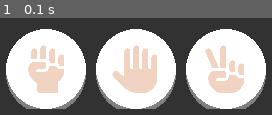
Above: before the commit, frame 1.
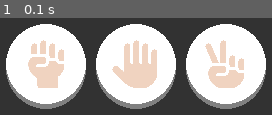
Above: after the commit, the same moment.

Repository: FYP-EEG/EEG
Game: pygame game, started from example/pygame-test.py
The game is run twice, just before and just after one commit, with the same random seed, the same clock (stepped at 60 frames per second) and the same inputs.
Inputs:
- Up to frame 1 (0.1 s): no input

The runs differ from the first frame. In frame 1, 18% of the frame differs, in the area x 2-98%, y 6-94%.

Commit message:
fix some bugs and changes file structure

Diff:
--- a/pygame/test.py
+++ b/example/pygame-test.py
@@ -8,6 +8,16 @@
 import os
 #import constants for easier access to key events
 from pygame.locals import *
+
+import sys
+from pathlib import Path
+# 1. Get the directory of 'pygame-test.py' (D:\EEG\example)
+script_dir = Path(__file__).resolve().parent
+# 2. Go up one level to 'D:\EEG' and down into 'pygame_lib'
+lib_path = script_dir.parent / "pygame_lib"
+# 3. Add it to sys.path
+sys.path.insert(0, str(lib_path))
+# 4. Import the module
 from Button import Button
 
 """
@@ -36,7 +46,7 @@
 center_x = width/2
 center_y = (height-size)*0.95
 
-path = os.path.join(current_dir, 'assets')
+path = "assets/"#os.path.join(current_dir, 'assets')
 rock = Button(size, (center_x - spacing, center_y), os.path.join(path, "hand-fist-solid.png"))
 paper = Button(size, (center_x, center_y), os.path.join(path, "hand-solid.png"))
 scissors = Button(size, (center_x + spacing, center_y), os.path.join(path, "hand-peace-solid.png"))
--- a/pygame/Button.py
+++ b/pygame_lib/Button.py
@@ -15,7 +15,7 @@
         self.is_3d = is_3d
         self.icon_color = icon_color
         self.background_color = background_color
-        self.offset = 0 if is_3d else size//8
+        self.offset = 0 if not is_3d else size//8
         self.position = position
         self.img = pygame.image.load(icon).convert_alpha()
 
Renamed: pygame/assets/hand-fist-solid.png -> assets/hand-fist-solid.png
Renamed: pygame/assets/hand-peace-solid.png -> assets/hand-peace-solid.png
Renamed: pygame/assets/hand-solid.png -> assets/hand-solid.png
Not shown, changed: .gitignore
Not shown, added: devlog-anson/2026-7-2.md
